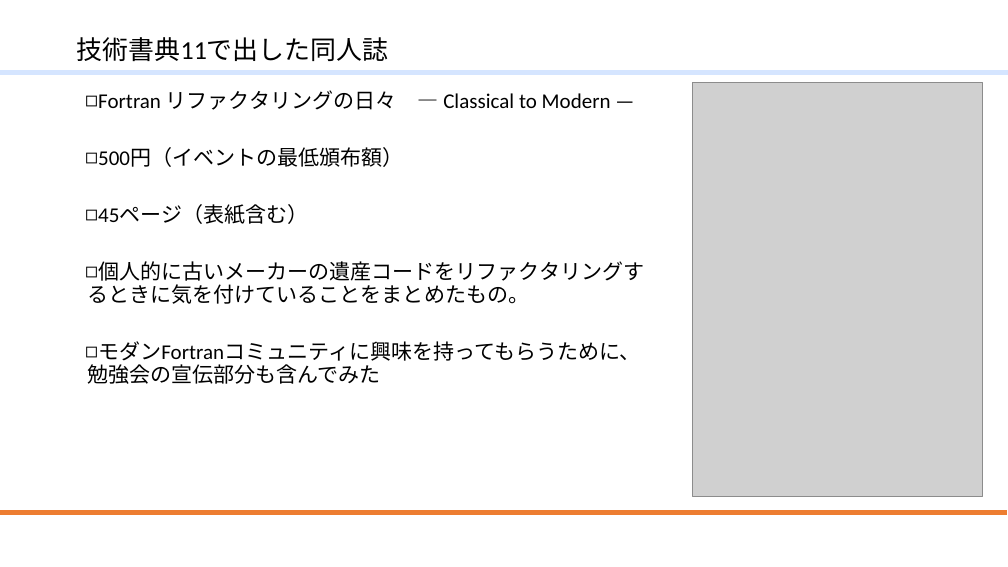
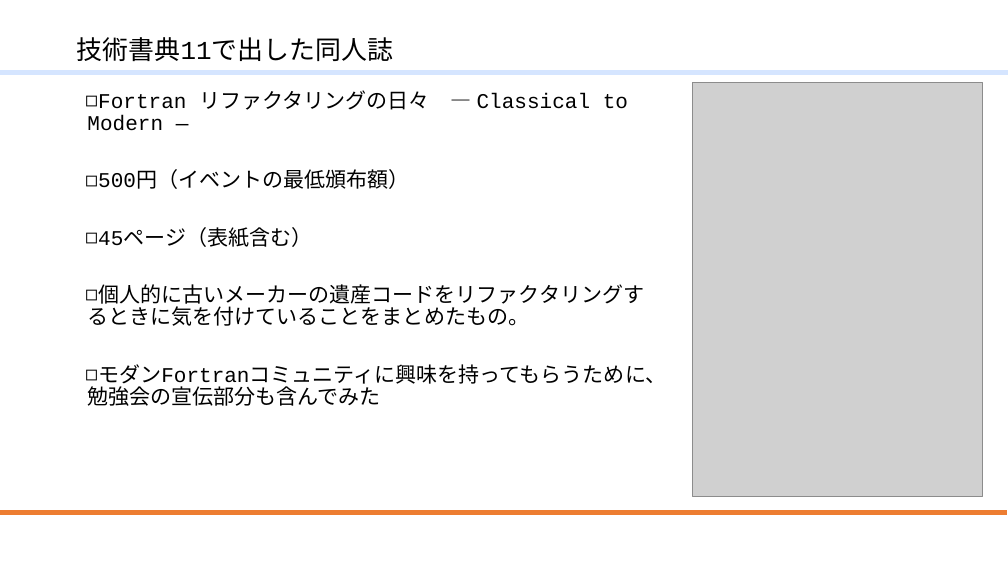
Before and after one commit to mmer547/ModernFortranLocalUserGroup, a slide deck: slide 2 of ModernFortran.f10/20210724_リファクタリング.pptx. Drawn at 1008x567 pixels with LibreOffice and Linux fonts; fonts in the diff are those of the drawing; grey boxes stand for pictures; background and template pictures are left out. Boxes give left, top, right and bottom in pixels: in the first picture for what was removed or moved away, otherwise in the second. Text is boxed around its words. In the diff, an @@ line names an element or a change of style, - is before the commit and + after.

```diff
--- a/ModernFortran.f10/20210724_リファクタリング.pptx
+++ b/ModernFortran.f10/20210724_リファクタリング.pptx
@@ title "技術書典11で出した同人誌" at bbox=[77, 37, 393, 61]: font Calibri to Courier New @@
@@ text "Fortran リファクタリングの日々 — Classical to ..." at bbox=[87, 90, 666, 406]: font Calibri to Courier New @@
```
Also in this commit, not shown: 43 other slides changed, 1 other file.
